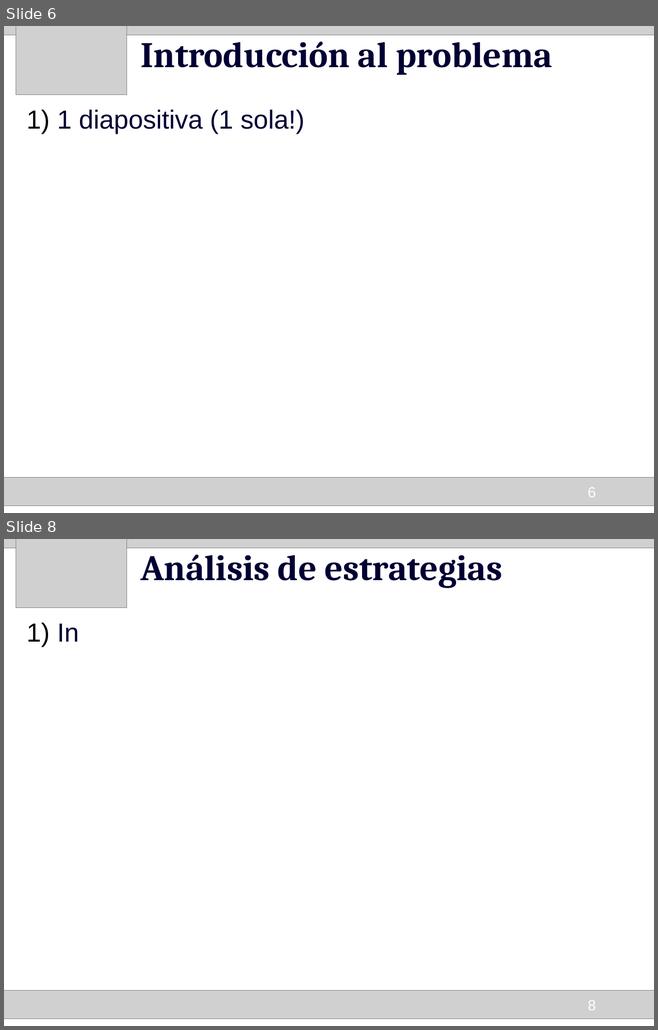
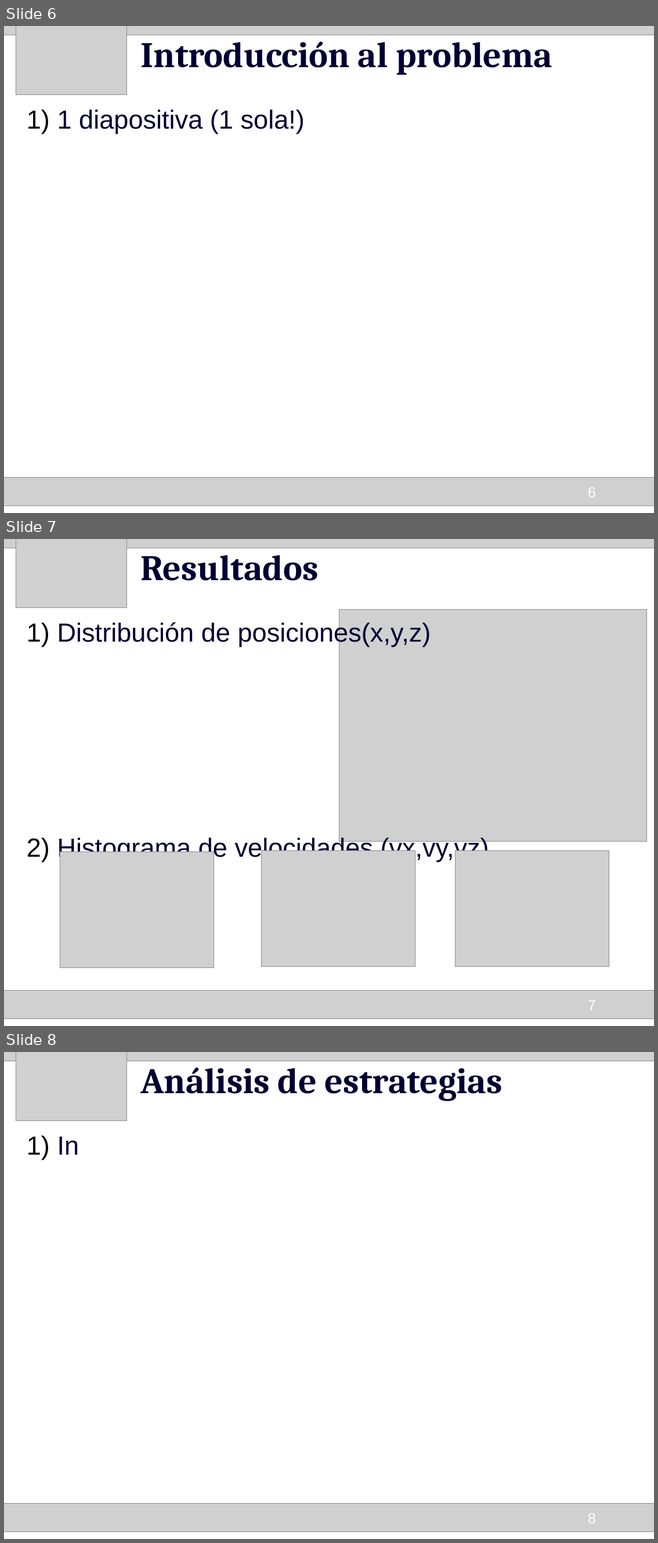
Before and after one commit to HumbertoCelleri/ljmd, a slide deck: presentacion/Presentacion.odp. Shown one above the other, each under a label of ours: slides 6 and 8 before the commit, slides 6, 7 and 8 after it; the slides between them are not shown. The pictures are 658x1030 and 658x1543 pixels, drawn with LibreOffice and Linux fonts; fonts in the diff are those of the drawing; grey boxes stand for pictures. Boxes give left, top, right and bottom in pixels: in the first picture for what was removed or moved away, otherwise in the second. Text is boxed around its words. In the diff, an @@ line names an element or a change of style, - is before the commit and + after.

```diff
--- a/presentacion/Presentacion.odp
+++ b/presentacion/Presentacion.odp
@@ slide 7 added at [4,539,654,1026], background #FFFFFF @@
@@ picture added at [4,539,654,542] @@
@@ picture added at [4,539,654,548] @@
@@ picture added at [16,539,126,608] @@
@@ title added at [140,547,318,581], 44 pt, text #000033, bold @@
+Resultados
@@ text added at [57,621,489,862], 32 pt, text #000033 @@
+1) Distribución de posiciones(x,y,z)
+2) Histograma de velocidades (vx,vy,vz)
@@ picture added at [339,610,647,842] @@
@@ picture added at [261,851,415,967] @@
@@ picture added at [456,851,610,967] @@
@@ picture added at [60,852,214,968] @@
@@ picture added at [4,991,654,1019] @@
@@ page number added at [587,1001,596,1011], 18 pt, text #FFFFFF @@
+7
```
Also in this commit, not shown: 5 slides changed, 5 other slides added, 2 slides removed.
